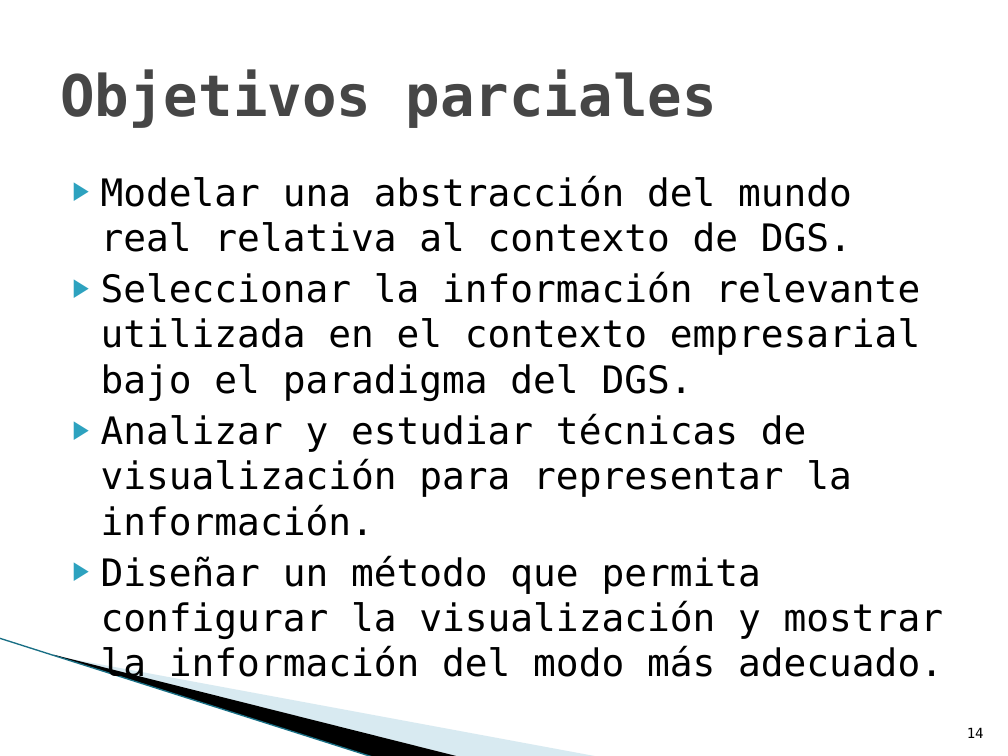
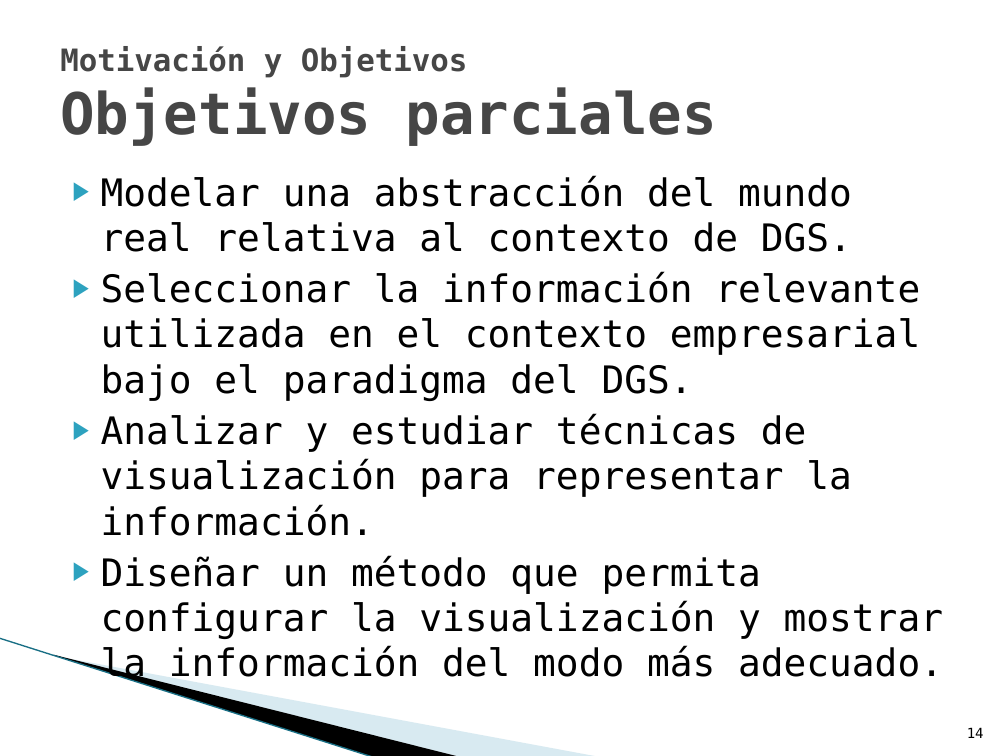
Before and after one commit to txedo/uclm-esi-alarcos, a slide deck: slide 14 of presentation/presentation.pptx. Drawn at 1008x756 pixels with LibreOffice and Linux fonts; fonts in the diff are those of the drawing; background and template pictures are left out. Boxes give left, top, right and bottom in pixels: in the first picture for what was removed or moved away, otherwise in the second. Text is boxed around its words. In the diff, an @@ line names an element or a change of style, - is before the commit and + after.

```diff
--- a/presentation/presentation.pptx
+++ b/presentation/presentation.pptx
@@ title at bbox=[60, 46, 717, 146]: text changed; size 41 to 22 pt @@
-Objetivos parciales
+Motivación y Objetivos
+Objetivos parciales
```
Also in this commit, not shown: 21 other slides changed.
